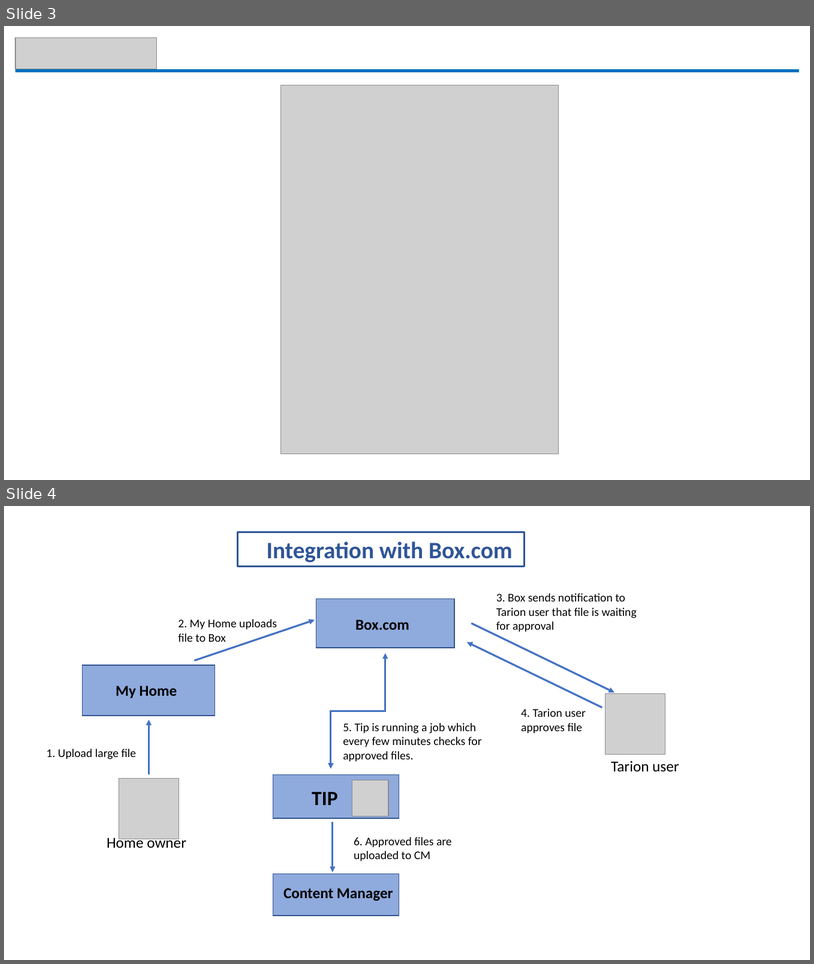
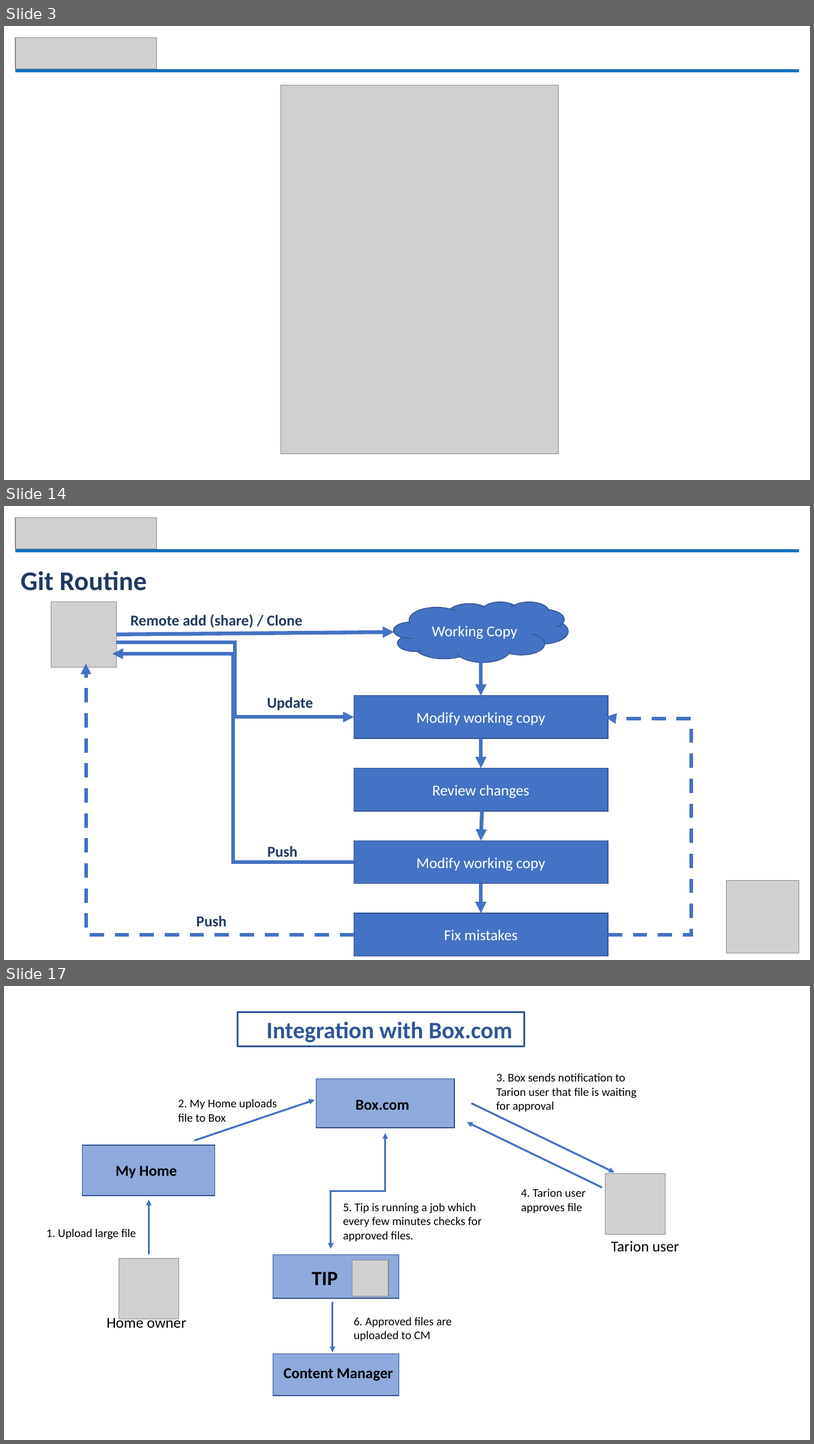
Before and after one commit to alanhummel/ISTeamUpdate, a slide deck: IS Team Updates - November 22.pptx. Shown one above the other, each under a label of ours: slides 3 and 4 before the commit, slides 3, 14 and 17 after it; the slides between them are not shown. The pictures are 814x964 and 814x1444 pixels, drawn with LibreOffice and Linux fonts; fonts in the diff are those of the drawing; grey boxes stand for pictures. Boxes give left, top, right and bottom in pixels: in the first picture for what was removed or moved away, otherwise in the second. Text is boxed around its words. In the diff, an @@ line names an element or a change of style, - is before the commit and + after.

```diff
--- a/IS Team Updates - November 22.pptx
+++ b/IS Team Updates - November 22.pptx
@@ slide 14 added at (x1=4, y1=506, x2=810, y2=960), background #FFFFFF @@
@@ picture added at (x1=15, y1=517, x2=156, y2=549) @@
@@ rectangle added at (x1=15, y1=550, x2=800, y2=553), fill #0070C0 @@
@@ text added at (x1=21, y1=571, x2=147, y2=591), 32 pt, text #203864, bold @@
+Git Routine
@@ picture added at (x1=51, y1=601, x2=117, y2=667) @@
@@ cloud added at (x1=393, y1=601, x2=569, y2=662), fill #4472C4, outline #325491 1 pt, 18 pt, text #FFFFFF @@
+Working Copy
@@ text added at (x1=131, y1=614, x2=302, y2=628), 18 pt, text #203864, bold @@
+Remote add (share) / Clone
@@ arrow added from (117, 634) to (394, 632), #4472C4 4.5 pt @@
@@ elbow arrow added from (117, 642) to (354, 717), #4472C4 4.25 pt @@
@@ elbow arrow added from (354, 934) to (86, 663), #4472C4 4.25 pt dashed @@
@@ elbow arrow added from (354, 862) to (112, 654), #4472C4 4.25 pt @@
@@ arrow added from (482, 662) to (482, 696), #4472C4 4.5 pt @@
@@ text added at (x1=267, y1=697, x2=314, y2=710), 18 pt, text #203864, bold @@
+Update
@@ rectangle added at (x1=354, y1=696, x2=608, y2=738), fill #4472C4, outline #325491 1 pt, 18 pt, text #FFFFFF @@
+Modify working copy
@@ elbow arrow added from (608, 934) to (606, 717), #4472C4 4.25 pt dashed @@
@@ arrow added from (482, 738) to (482, 768), #4472C4 4.5 pt @@
@@ rectangle added at (x1=354, y1=768, x2=608, y2=811), fill #4472C4, outline #325491 1 pt, 18 pt, text #FFFFFF @@
+Review changes
@@ arrow added from (483, 811) to (482, 841), #4472C4 4.5 pt @@
@@ text added at (x1=267, y1=846, x2=297, y2=861), 18 pt, text #203864, bold @@
+Push
@@ rectangle added at (x1=354, y1=841, x2=608, y2=883), fill #4472C4, outline #325491 1 pt, 18 pt, text #FFFFFF @@
+Modify working copy
@@ arrow added from (482, 883) to (482, 913), #4472C4 4.5 pt @@
@@ picture added at (x1=727, y1=880, x2=800, y2=952) @@
@@ text added at (x1=197, y1=915, x2=227, y2=926), 18 pt, text #203864, bold @@
+Push
@@ rectangle added at (x1=354, y1=913, x2=608, y2=956), fill #4472C4, outline #325491 1 pt, 18 pt, text #FFFFFF @@
+Fix mistakes
@@ what was slide 4 is now slide 17 @@
```
Also in this commit, not shown: 1 slide changed, 12 other slides added, 1 other file.
